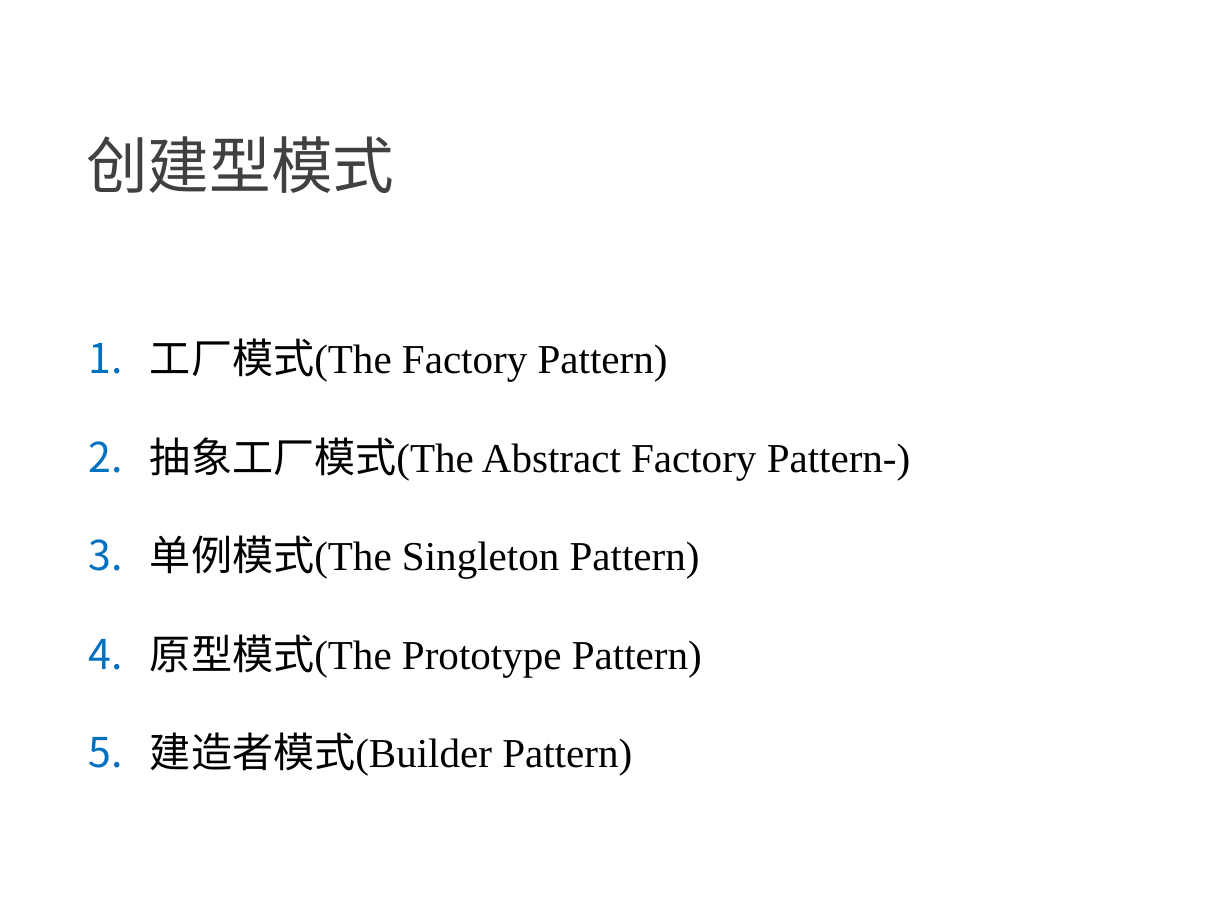
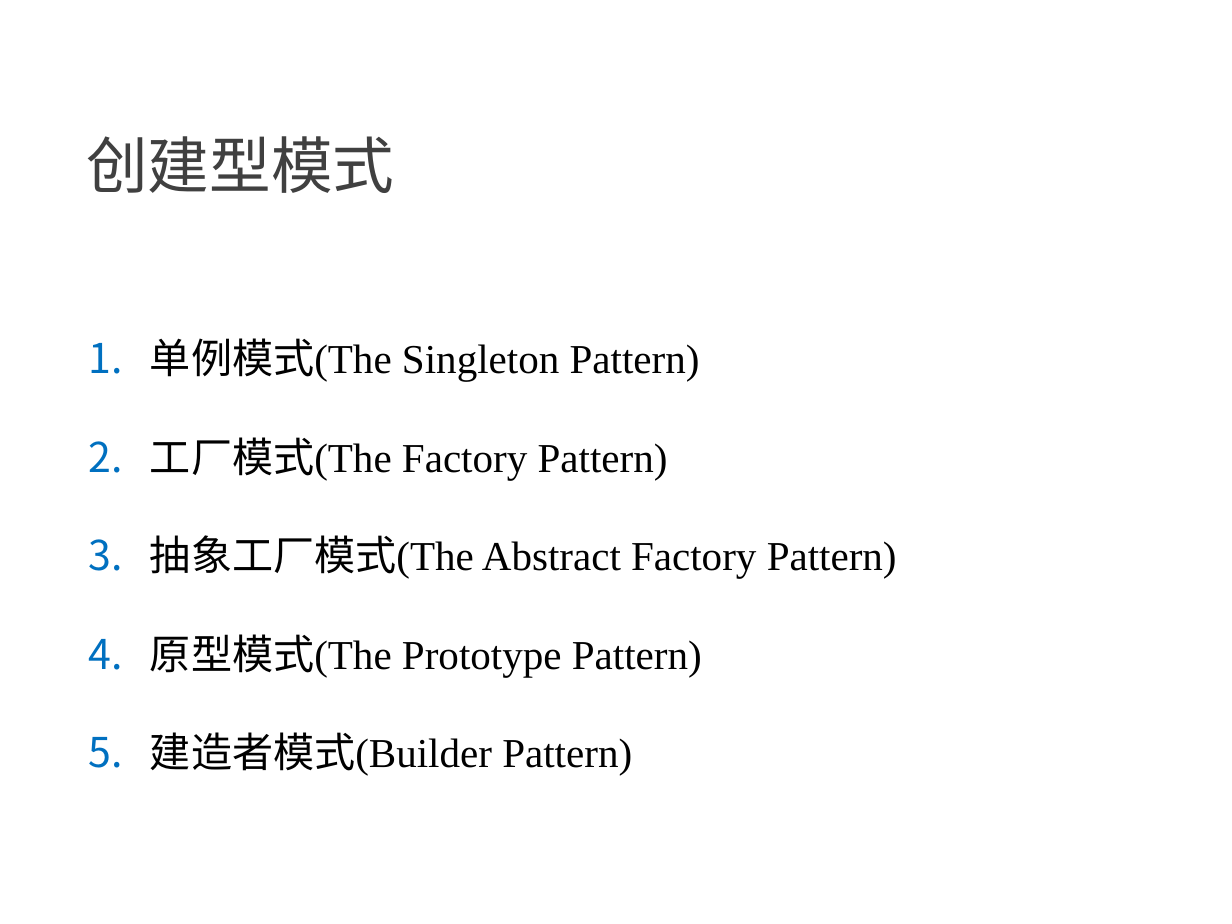
Before and after one commit to NewGr8Player/My-PPT, a slide deck: slide 42 of Design pattern/23种设计模式详解.pptx. Drawn at 1232x924 pixels with LibreOffice and Linux fonts; fonts in the diff are those of the drawing. Boxes give left, top, right and bottom in pixels: in the first picture for what was removed or moved away, otherwise in the second. Text is boxed around its words. In the diff, an @@ line names an element or a change of style, - is before the commit and + after.

Commit message:
Add 单例模式

```diff
--- a/Design pattern/23种设计模式详解.pptx
+++ b/Design pattern/23种设计模式详解.pptx
@@ text at [150, 338, 700, 382]: paragraph added @@
+1. 单例模式(The Singleton Pattern)
@@ text at [150, 535, 897, 579]: text changed @@
-2. 抽象工厂模式(The Abstract Factory Pattern-)
-3. 单例模式(The Singleton Pattern)
+3. 抽象工厂模式(The Abstract Factory Pattern)
```
Also in this commit, not shown: 3 other slides changed, 5 slides added.
